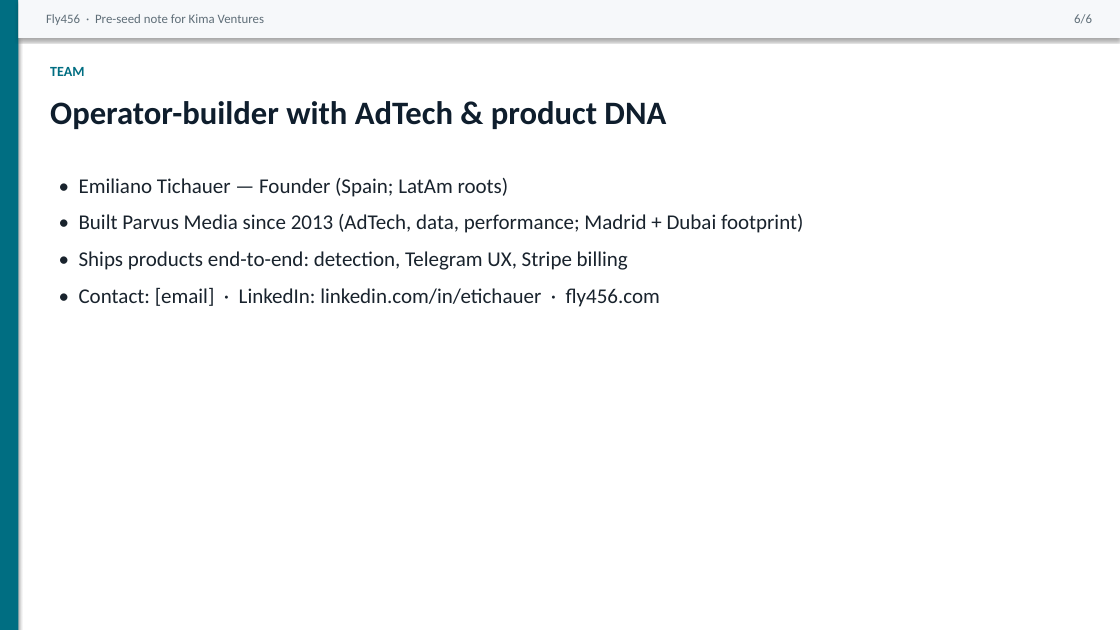
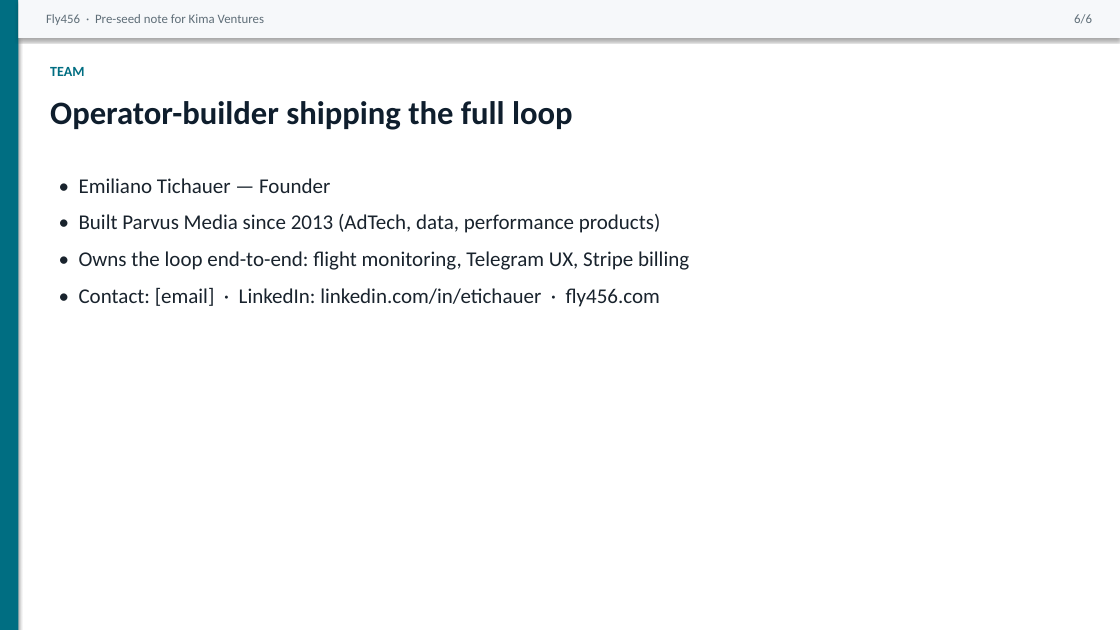
Before and after one commit to Parvusmedia/vpsfullcontrol, a slide deck: slide 6 of Fly456_Kima_OnePager.pptx. Drawn at 1120x630 pixels with LibreOffice and Linux fonts; fonts in the diff are those of the drawing. Boxes give left, top, right and bottom in pixels: in the first picture for what was removed or moved away, otherwise in the second. Text is boxed around its words. In the diff, an @@ line names an element or a change of style, - is before the commit and + after.

```diff
--- a/Fly456_Kima_OnePager.pptx
+++ b/Fly456_Kima_OnePager.pptx
@@ text at (x1=50, y1=101, x2=573, y2=130): text changed @@
-Operator-builder with AdTech & product DNA
+Operator-builder shipping the full loop
@@ text at (x1=79, y1=178, x2=689, y2=270): text changed @@
-• Emiliano Tichauer — Founder (Spain; LatAm roots)
-• Built Parvus Media since 2013 (AdTech, data, performance; Madrid + Dubai footprint)
-• Ships products end-to-end: detection, Telegram UX, Stripe billing
+• Emiliano Tichauer — Founder
+• Built Parvus Media since 2013 (AdTech, data, performance products)
+• Owns the loop end-to-end: flight monitoring, Telegram UX, Stripe billing
```
Also in this commit, not shown: 2 other slides changed, 3 slides added, 3 slides removed, 7 other files.
